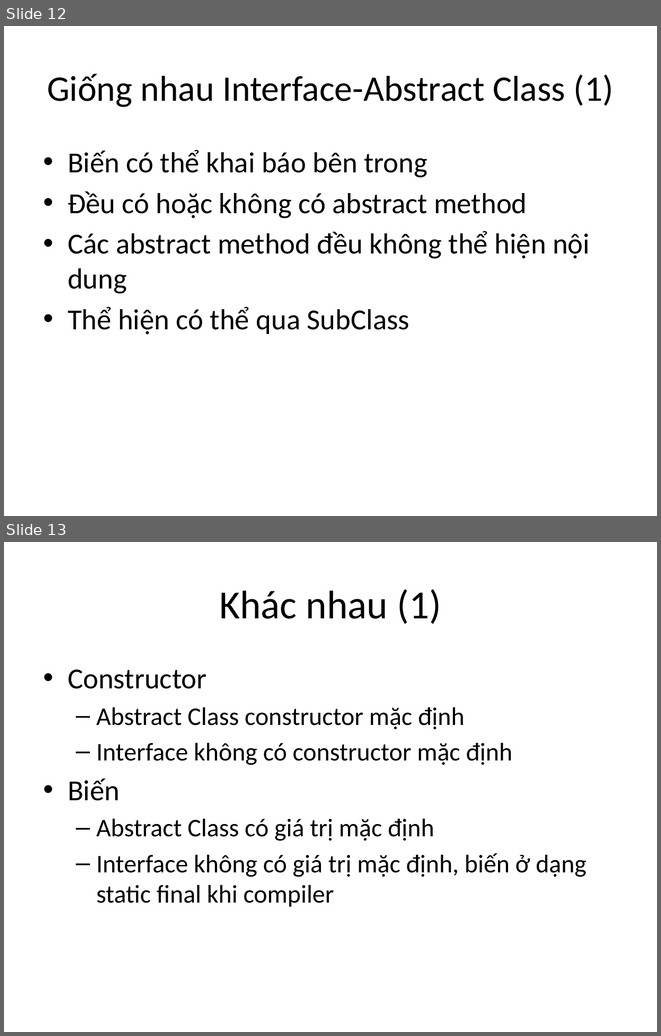
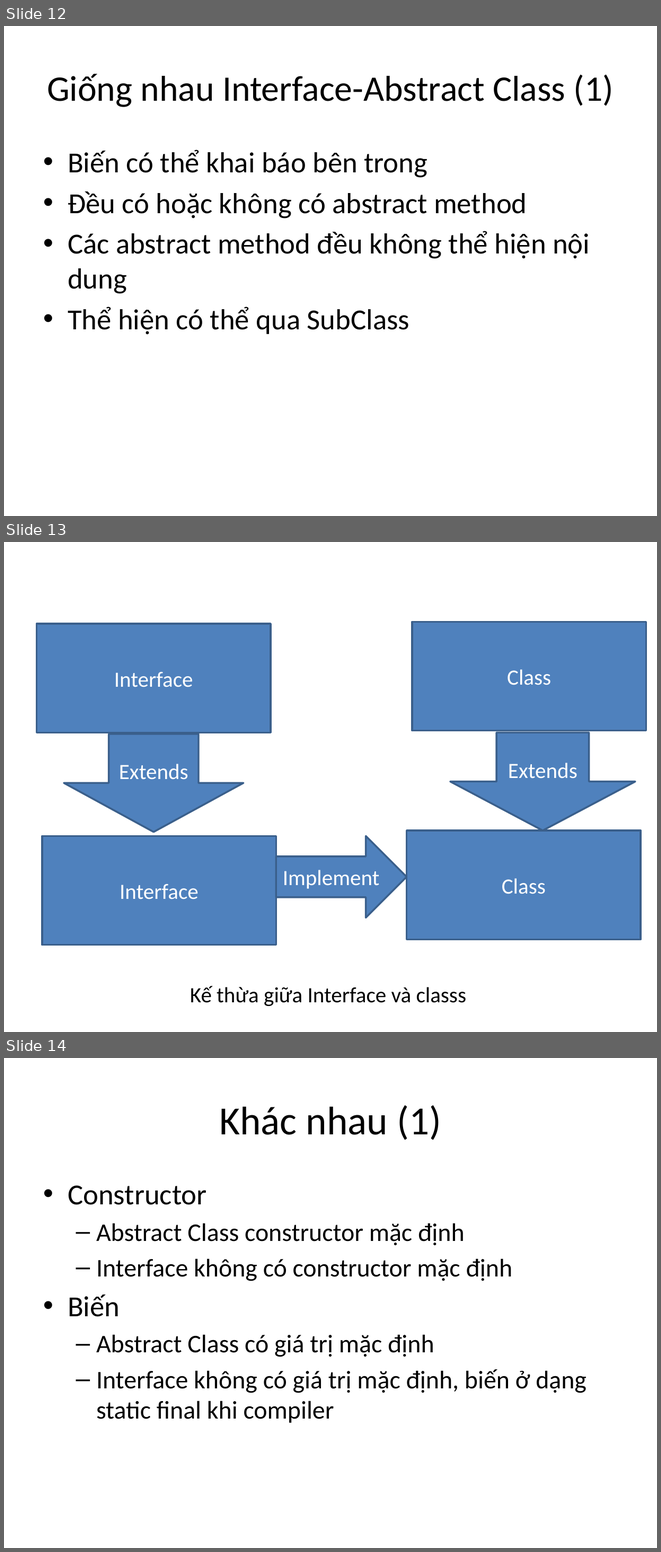
Before and after one commit to youngdeveloperVN/JAVA_WEB_FULLSTACK, a slide deck: 2. Back-end/1. JavaCore/Bài 12. Abstract and Interface/05. Abstract and Interface.pptx. Shown one above the other, each under a label of ours: slides 12 and 13 before the commit, slides 12, 13 and 14 after it. The pictures are 661x1036 and 661x1552 pixels, drawn with LibreOffice and Linux fonts; fonts in the diff are those of the drawing. Boxes give left, top, right and bottom in pixels: in the first picture for what was removed or moved away, otherwise in the second. Text is boxed around its words. In the diff, an @@ line names an element or a change of style, - is before the commit and + after.

Commit message:
update slide java core

```diff
--- a/2. Back-end/1. JavaCore/Bài 12. Abstract and Interface/05. Abstract and Interface.pptx
+++ b/2. Back-end/1. JavaCore/Bài 12. Abstract and Interface/05. Abstract and Interface.pptx
@@ slide 13 added at <box>4,542,657,1032</box>, background #FFFFFF @@
@@ rectangle added at <box>37,624,271,733</box>, fill #4F81BD, outline #3A5F8C 2 pt, 24 pt, text #FFFFFF @@
+Interface
@@ rectangle added at <box>412,622,646,731</box>, fill #4F81BD, outline #3A5F8C 2 pt, 24 pt, text #FFFFFF @@
+Class
@@ down arrow added at <box>64,734,244,832</box>, fill #4F81BD, outline #3A5F8C 2 pt, 24 pt, text #FFFFFF @@
+Extends
@@ down arrow added at <box>450,733,635,831</box>, fill #4F81BD, outline #3A5F8C 2 pt, 24 pt, text #FFFFFF @@
+Extends
@@ rectangle added at <box>42,836,276,945</box>, fill #4F81BD, outline #3A5F8C 2 pt, 24 pt, text #FFFFFF @@
+Interface
@@ right arrow added at <box>276,836,407,917</box>, fill #4F81BD, outline #3A5F8C 2 pt, 24 pt, text #FFFFFF @@
+Implement
@@ rectangle added at <box>407,831,641,940</box>, fill #4F81BD, outline #3A5F8C 2 pt, 24 pt, text #FFFFFF @@
+Class
@@ text added at <box>190,986,467,1006</box>, 24 pt, text #000000 @@
+Kế thừa giữa Interface và classs
@@ what was slide 13 is now slide 14 @@
```
